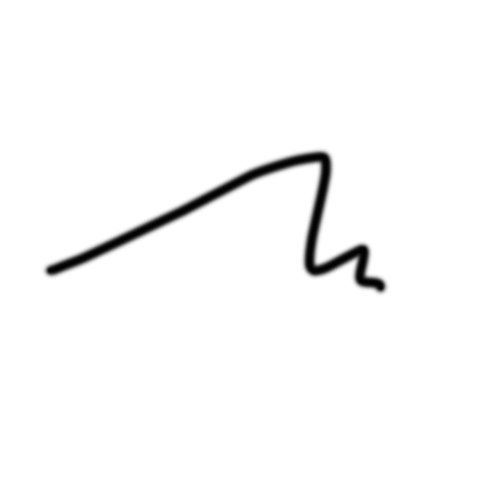
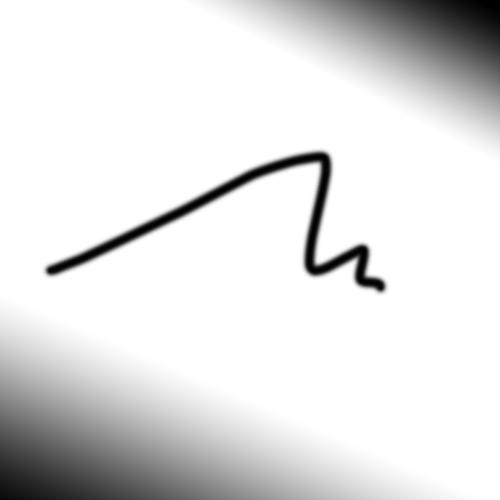
Comparing the layer stacks of the two 500 × 500 images. Changes:
renamed "レイヤー 0" to "レイヤー 2", moved it above "レイヤー 1", painted on it over left=0, top=0, right=500, bottom=500
